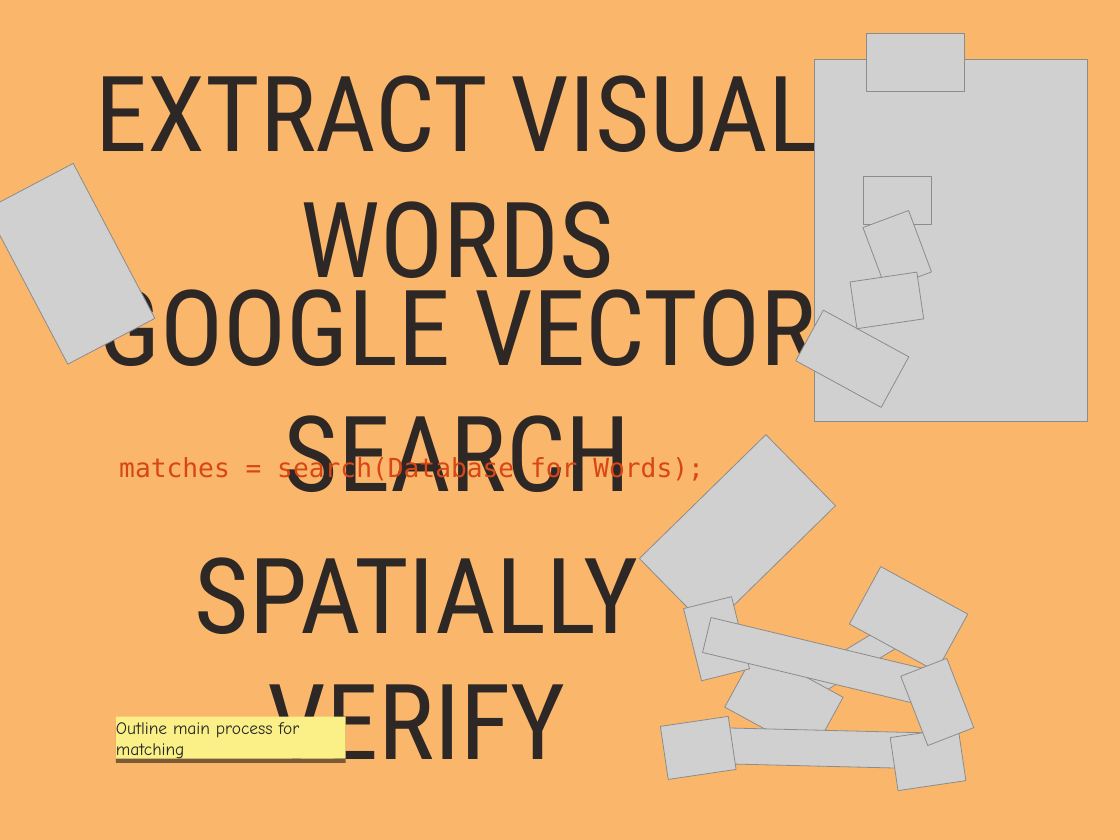
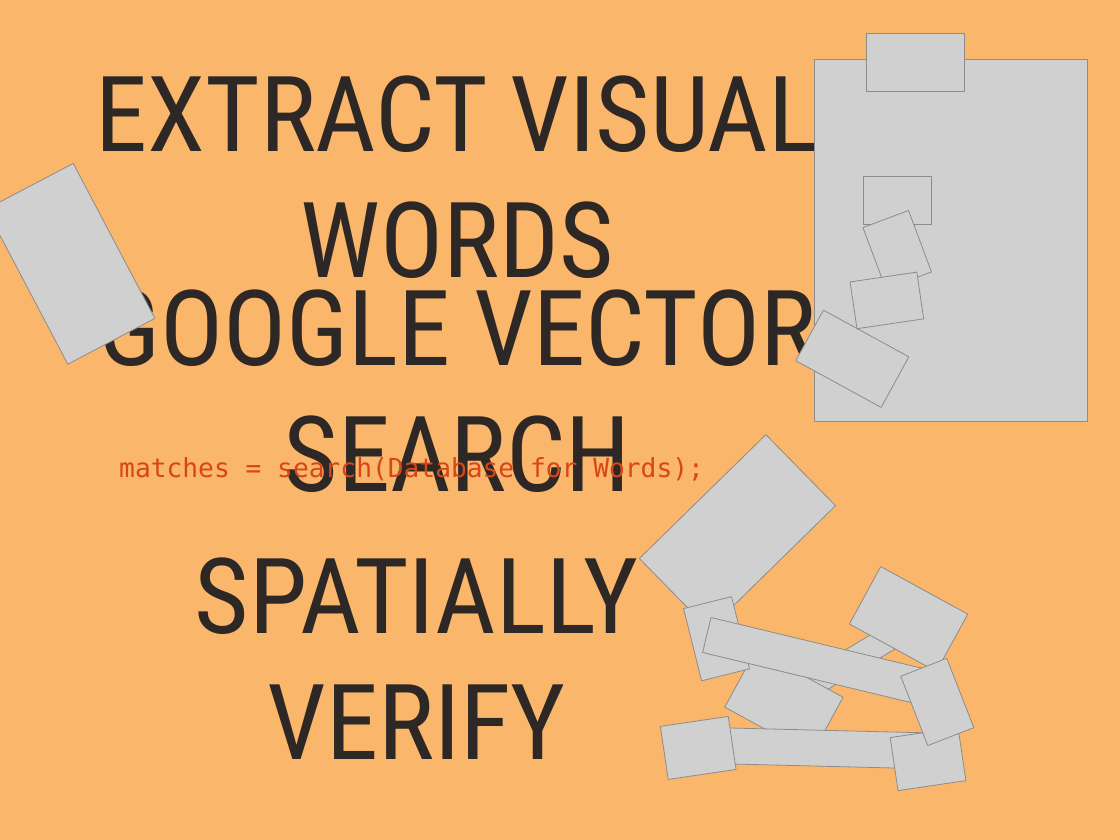
Before and after one commit to jaderberg/4YP, a slide deck: slide 4 of presentation.ppt. Drawn at 1120x840 pixels with LibreOffice and Linux fonts; fonts in the diff are those of the drawing; grey boxes stand for pictures. Boxes give left, top, right and bottom in pixels: in the first picture for what was removed or moved away, otherwise in the second. Text is boxed around its words. In the diff, an @@ line names an element or a change of style, - is before the commit and + after.

```diff
--- a/presentation.ppt
+++ b/presentation.ppt
@@ rectangle removed at (116, 717, 346, 758) @@
-Outline main process for matching
```
Also in this commit, not shown: 9 other slides changed, 2 slides added, 2 slides removed, 4 other files.
